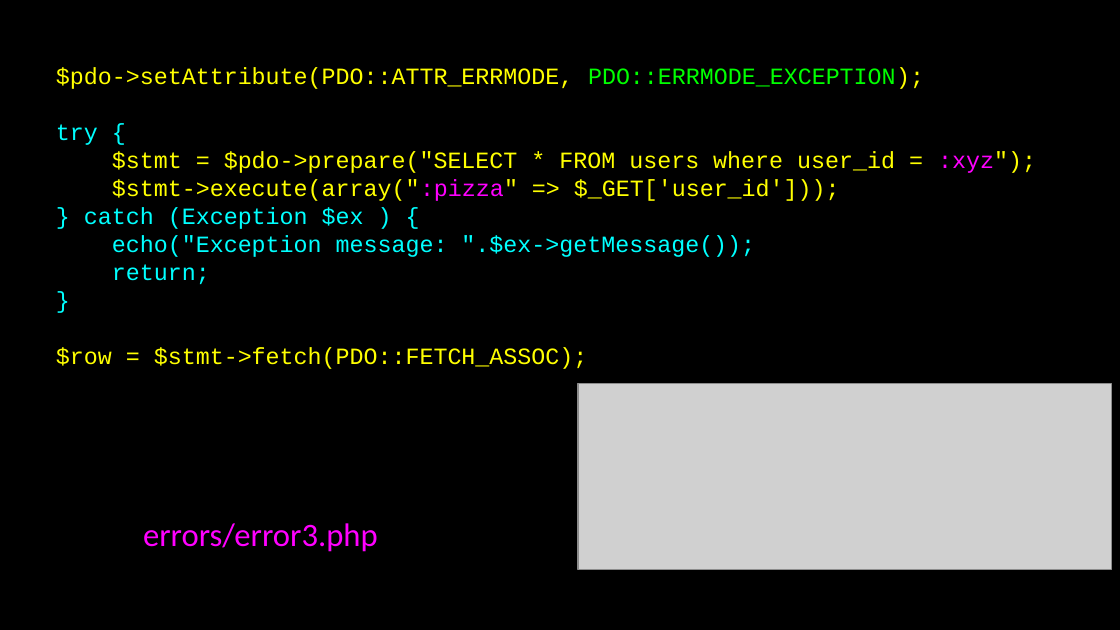
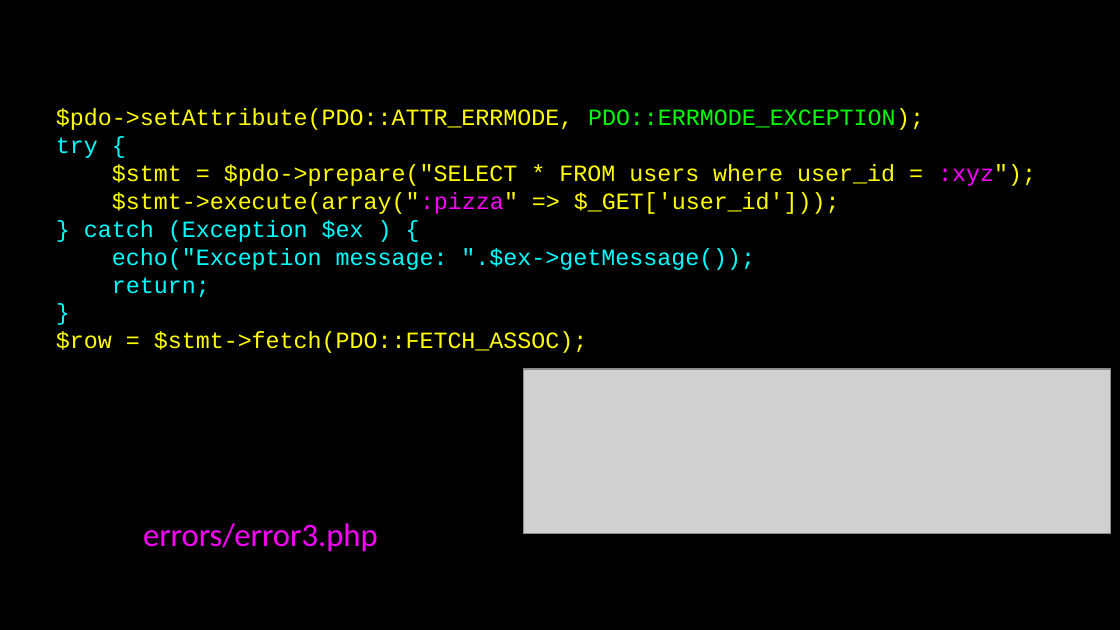
Before and after one commit to csev/wa4e, a slide deck: slide 43 of lectures/PHP-06-MySQL-PDO.ppt (slide 44 before the commit). Drawn at 1120x630 pixels with LibreOffice and Linux fonts; fonts in the diff are those of the drawing; grey boxes stand for pictures. Boxes give left, top, right and bottom in pixels: in the first picture for what was removed or moved away, otherwise in the second. Text is boxed around its words. In the diff, an @@ line names an element or a change of style, - is before the commit and + after.

```diff
--- a/lectures/PHP-06-MySQL-PDO.ppt
+++ b/lectures/PHP-06-MySQL-PDO.ppt
@@ text "$pdo->setAttribute(PDO::ATTR_ERRMODE, PDO::ERRMODE_EXCEPTION ..." rewrapped from box(56, 67, 1036, 369) to box(56, 108, 1036, 353) @@
@@ picture: place and size @@
-picture at box(578, 383, 1111, 569)
+picture at box(523, 370, 1110, 534)
```
Also in this commit, not shown: 17 other slides changed, 1 slide added, 2 slides removed, 2 other files.
